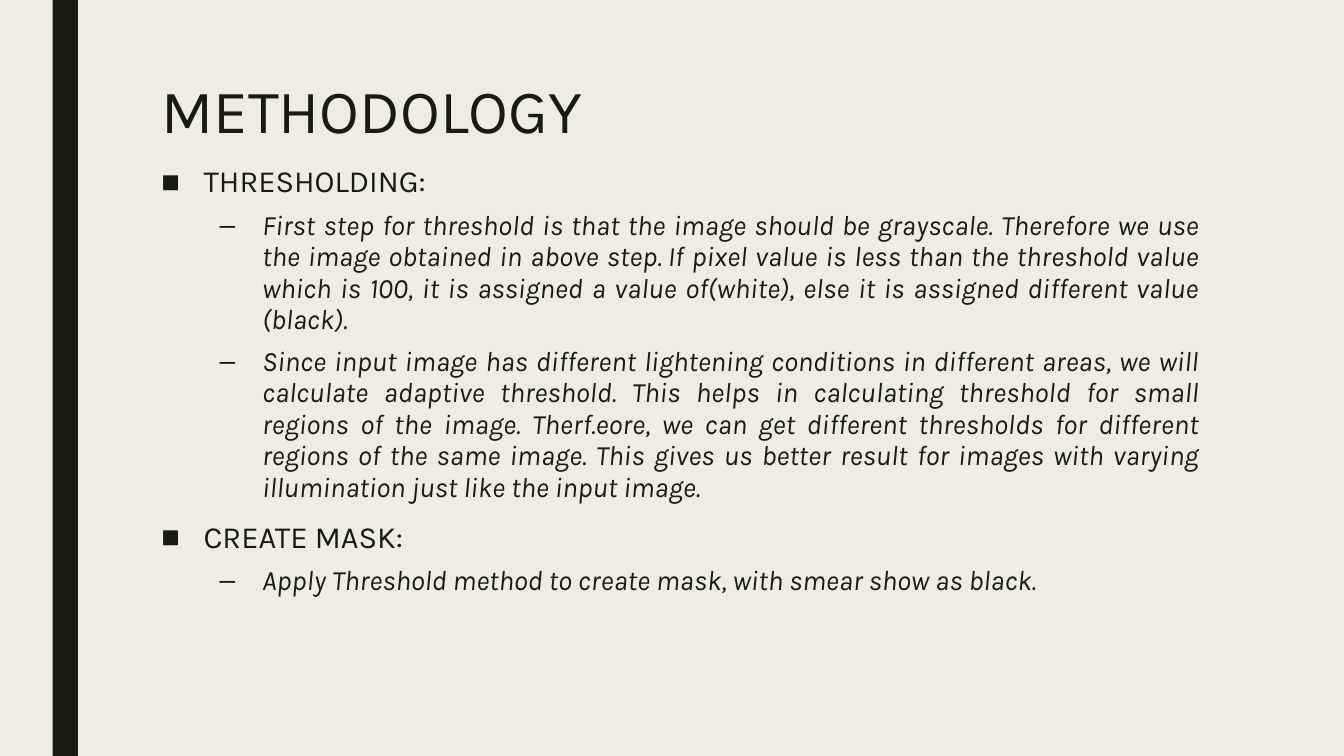
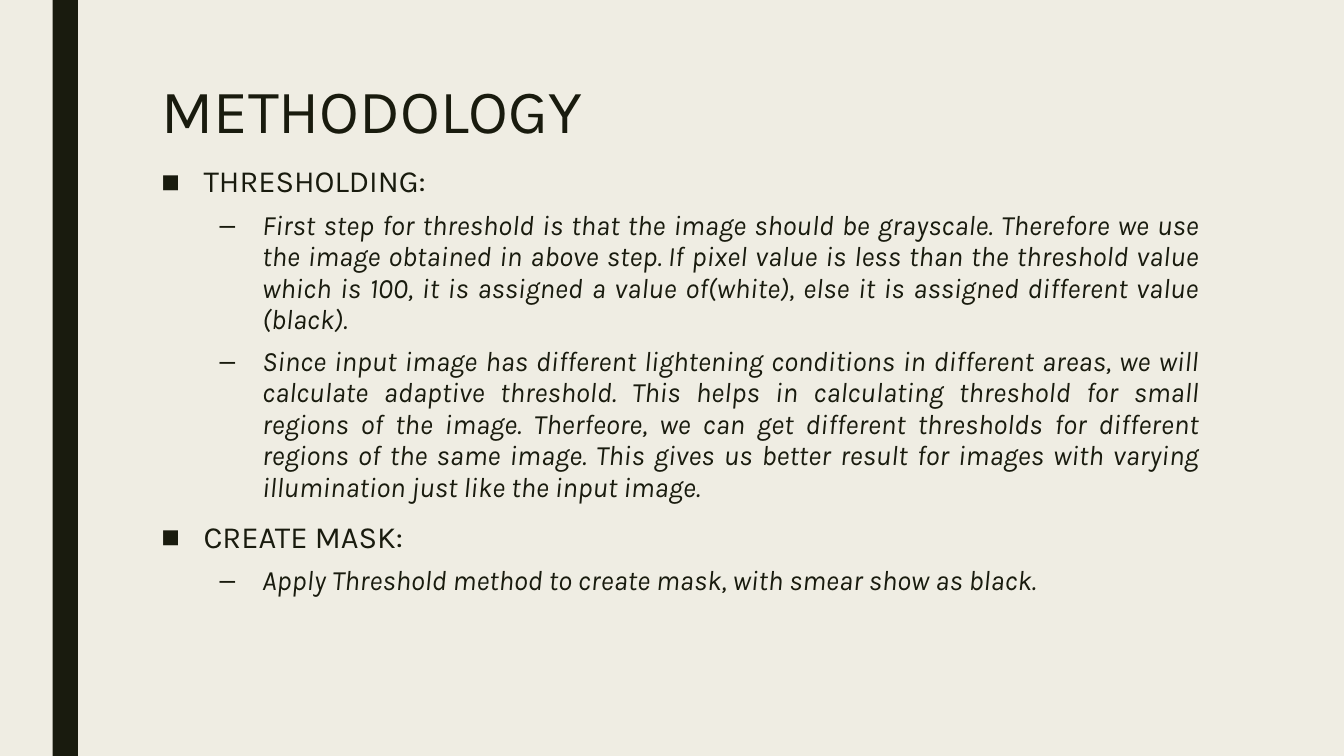
Before and after one commit to Soundarya27/CS513, a slide deck: slide 6 of Presentation1.pptx. Drawn at 1344x756 pixels with LibreOffice and Linux fonts; fonts in the diff are those of the drawing. Boxes give left, top, right and bottom in pixels: in the first picture for what was removed or moved away, otherwise in the second. Text is boxed around its words. In the diff, an @@ line names an element or a change of style, - is before the commit and + after.

Commit message:
updated presentation

```diff
--- a/Presentation1.pptx
+++ b/Presentation1.pptx
@@ text at box(262, 351, 1199, 504): text changed @@
-  – Since input image has different lightening conditions in different areas, we will calculate adaptive threshold. This helps in calculating threshold for small regions of the image. Therf.eore, we can get different thresholds for different regions of the same image. This gives us better result for images with varying illumination just like the input image.
+  – Since input image has different lightening conditions in different areas, we will calculate adaptive threshold. This helps in calculating threshold for small regions of the image. Therfeore, we can get different thresholds for different regions of the same image. This gives us better result for images with varying illumination just like the input image.
```
